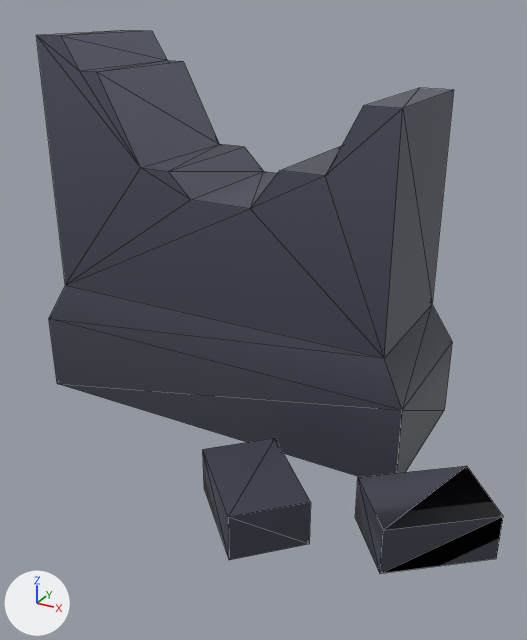
Two versions of the FBX model Assets/3D Assets/kenney_graveyard-kit/gravestone-broken.fbx, one commit apart.
Camera for both pictures: a 50 mm camera at (0.346, -0.587, 0.388) aimed at (0.065, -0.076, 0.132). The axes (+X, +Y, +Z) are drawn at lower left. The lights are the same throughout. Mesh edges are drawn as thin lines. Where no turn or scale is listed for an object, it has been applied to the vertices.

Objects in the first picture: 'gravestone_broken'.
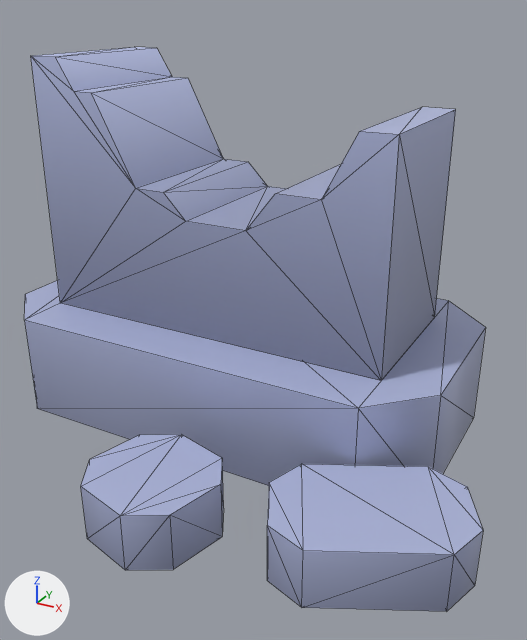
The edits, one by one:
me_scene is used by ob_gravestone_broken; location (0.0, 0.0, 0.0).
me_scene had 52 vertices, 92 faces and spanned x -0.195..0.291, y -0.22..0.075, z 0.0..0.358.
me_scene now has 76 vertices, 134 faces and spans x -0.225..0.284, y -0.267..0.125, z 0.0..0.341.
me_scene part 1: the loose piece of 36 vertices spanning x -0.195..0.195, y -0.075..0.075, z 0.0..0.358 is rebuilt with 28 vertices and now spans x -0.175..0.175, y -0.075..0.075, z 0.1..0.341.
me_scene part 2: a new loose piece of 16 vertices spanning x -0.225..0.225, y -0.125..0.125, z 0.0..0.1, in mat_colormap (picture img_colormap_png).
me_scene part 3: a new loose piece of 16 vertices spanning x 0.128..0.284, y -0.236..-0.102, z 0.0..0.05, in mat_colormap (picture img_colormap_png).
me_scene part 4: a new loose piece of 16 vertices spanning x -0.013..0.097, y -0.267..-0.157, z 0.0..0.05, in mat_colormap (picture img_colormap_png).
Part 5, on me_scene:
16 vertices are removed from x 0.05..0.291, y -0.22..-0.072, z 0.0..0.04.
24 faces are deleted.

Boxes (x1, y1, x2, y2) around the edits, measured in the pictures (527 x 640 px):
'gravestone_broken', reshaped: before (36, 30, 503, 573); after (24, 47, 486, 611)
part 1 of me_scene, rebuilt (25% shorter): before (36, 30, 454, 477); after (31, 47, 456, 381)
part 2 of me_scene, added (blue): after (24, 280, 486, 486)
part 3 of me_scene, added (blue): after (267, 464, 483, 611)
part 4 of me_scene, added (blue): after (81, 434, 224, 570)
part 5 of me_scene, deleted: before (203, 438, 503, 573)
